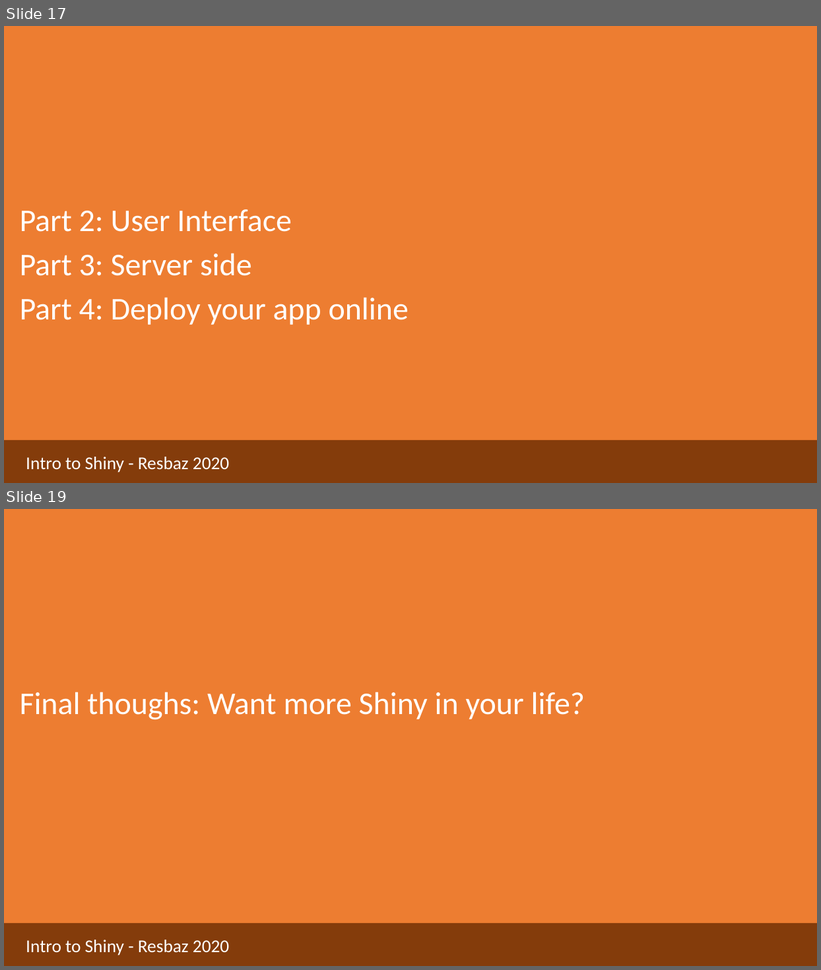
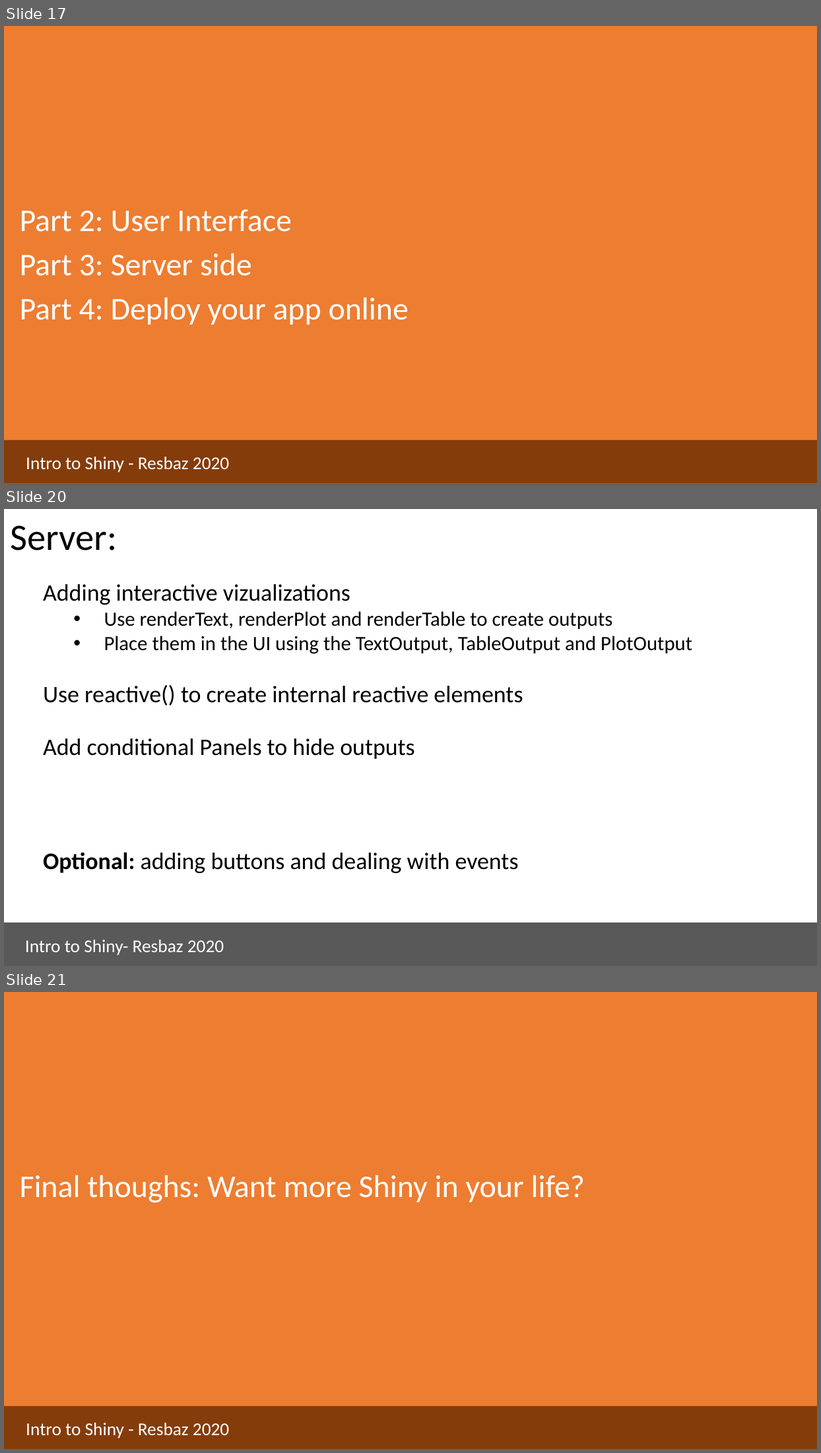
Before and after one commit to aponsero/Shiny_app_workshop_2020, a slide deck: Presentation/Presentation_slides.pptx. Shown one above the other, each under a label of ours: slides 17 and 19 before the commit, slides 17, 20 and 21 after it; the slides between them are not shown. The pictures are 821x970 and 821x1453 pixels, drawn with LibreOffice and Linux fonts; fonts in the diff are those of the drawing. Boxes give left, top, right and bottom in pixels: in the first picture for what was removed or moved away, otherwise in the second. Text is boxed around its words. In the diff, an @@ line names an element or a change of style, - is before the commit and + after.

```diff
--- a/Presentation/Presentation_slides.pptx
+++ b/Presentation/Presentation_slides.pptx
@@ slide 20 added at (x1=4, y1=509, x2=817, y2=966), background #FFFFFF @@
@@ title added at (x1=10, y1=525, x2=117, y2=551), 44 pt, text #000000 @@
+Server:
@@ text added at (x1=43, y1=584, x2=692, y2=873), 28 pt, text #000000 @@
+Adding interactive vizualizations
+  • Use renderText, renderPlot and renderTable to create outputs
+  • Place them in the UI using the TextOutput, TableOutput and PlotOutput
+Use reactive() to create internal reactive elements
+Add conditional Panels to hide outputs
+Optional: adding buttons and dealing with events
@@ rectangle added at (x1=4, y1=923, x2=817, y2=966), fill #595959, outline #595959 1 pt @@
@@ rectangle added at (x1=19, y1=931, x2=248, y2=960), outline #595959 0.75 pt, 21.3 pt, text #FFFFFF @@
+Intro to Shiny- Resbaz 2020
@@ what was slide 19 is now slide 21 @@
```
Also in this commit, not shown: 5 slides changed, 2 other slides added, 1 slide removed.
